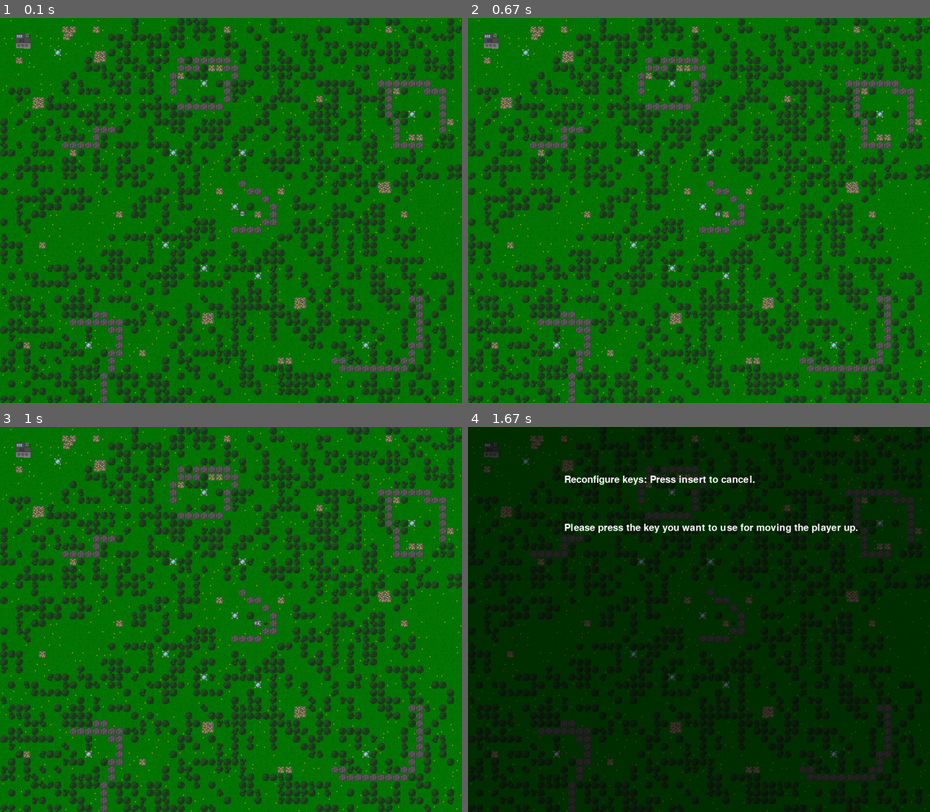
Above: before the commit, frames 1-4 (two rows, left to right).
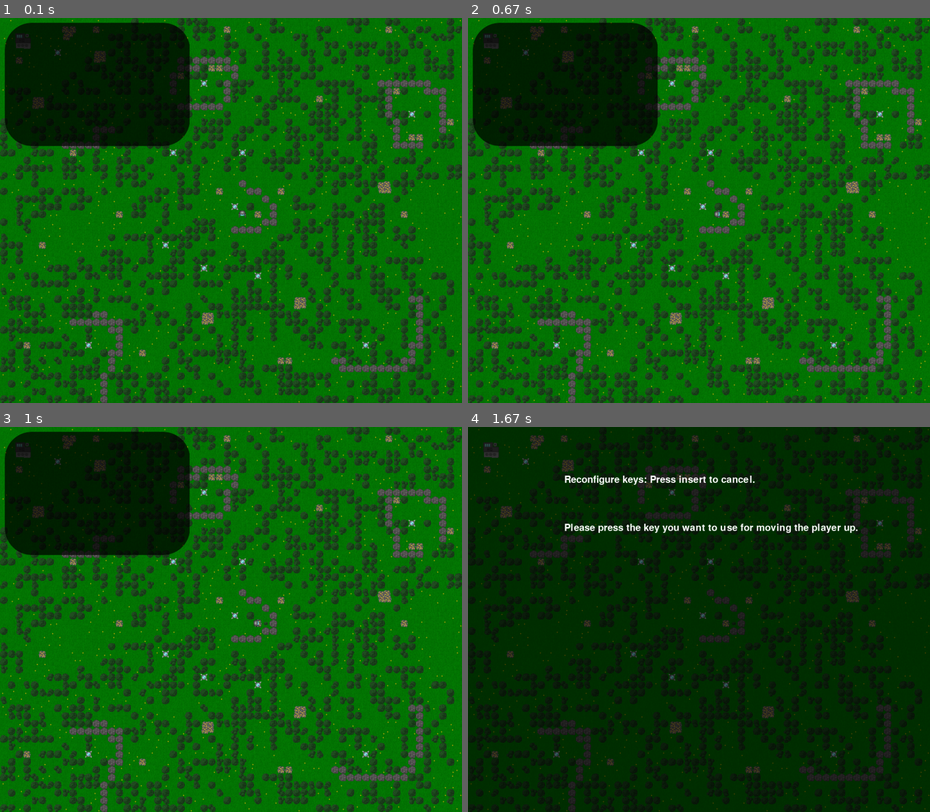
Above: after the commit, the same moments.

Repository: ZeeQyu/TileGame
Game: pygame game, started from main.py
Same seed, same stepped clock (60 frames per second), same inputs: the game is played once before the commit and once after it. The source is Python 2; it was converted automatically to run under Python 3.
Inputs:
- Up to frame 1 (0.1 s): no input
- Up to frame 2 (0.67 s): hold Q from 0.33 s (still down); hold Right from 0.33 s (still down)
- Up to frame 3 (1 s): release Q at 0.8 s; release Right at 0.8 s; hold E from 0.83 s (still down); hold Right from 0.83 s (still down); hold D from 0.83 s (still down); tap F at 0.9 s
- Up to frame 4 (1.67 s): tap F at 1.2 s; release E at 1.3 s; release Right at 1.3 s; release D at 1.3 s; tap Insert at 1.33 s

The runs differ from the first frame. In frame 1, 12% of the frame differs, in the area x 1-42%, y 1-34%; in frame 2, 12%; in frame 3, 12%; in frame 4, nothing differs.

Commit message:
Started adding Menus

Diff:
--- a/concept.txt
+++ b/concept.txt
@@ -35,8 +35,8 @@
 / Adding window icon (Picture won't display in taskbar, this might not be fixable until packaging into installer.
 X Dragging packages
 X Multi-tiles
-  Structures
-  Multitile structures - HQ
+  Build Structure-Window
+  Multitile structures
   Enemies and combat
   Win condition
   Random map generator
--- a/main.py
+++ b/main.py
@@ -60,7 +60,7 @@
             globals.force_update = True
         # Event checker. Allows closing of the program and passes keypresses to the player instance
         for event in pygame.event.get():
-            # Quit codeffffffffffffffff
+            # Quit code
             if event.type == pgl.QUIT:
                 sys.exit()
             if event.type == pgl.KEYDOWN or event.type == pgl.KEYUP:
@@ -163,6 +163,8 @@
             for i in range(len(globals.special_entity_list.values())-1, -1, -1):
                 entity = globals.special_entity_list.values()[i]
                 entity.paint()
+            # Test the menu background
+            globals.screen.blit(globals.images["menu_background"].get(), (10, 10))
             # Update the display
             pygame.display.flip()
 
--- a/src/constants.py
+++ b/src/constants.py
@@ -137,7 +137,8 @@
          # other
          "map": Img("map.png"),
          "aim": Img("aim.png"),
-         "icon": Img("logo.png")
+         "icon": Img("logo.png"),
+         "menu_background": Img("menuBackground.png")
         }
 
 BACKGROUND_COLOR = (0, 0, 0)
--- a/src/globals.py
+++ b/src/globals.py
@@ -59,14 +59,11 @@
         ["move_right", pgl.K_RIGHT, "moving the player right."],
         ["move_left", pgl.K_LEFT, "moving the player left."],
 
-#        ["look_up", pgl.K_i, "making the player aim upwards."],
-#        ["look_down", pgl.K_k, "making the player aim dowmwards."],
-#        ["look_right", pgl.K_l, "making the player aim to the right."],
-#        ["look_left", pgl.K_j, "making the player aim to the left."],
 
         ["remove_tile", pgl.K_f, "removing the tile the player is looking at."],
         ["place_tile", pgl.K_d, "placing a tile on the spot the player is looking at."],
-        ["pick_up_tile", pgl.K_e, "picking up or placing down a package on the ground"],
+        ["pick_up_tile", pgl.K_e, "picking up or placing down a package on the ground."],
+        ["build_structure", pgl.K_q, "opening a menu of what can be built."],
 
         ["spawn_beetle", pgl.K_a, "spawning a beetle at the player's feet."],
         ["duplicate_beetles", pgl.K_s, "activating the beetles' self-duplicating process."],
--- a/src/interface.py
+++ b/src/interface.py
@@ -93,3 +93,27 @@
             pygame.display.flip()
         # Sleep by a fixed amount, because this loop doesn't need to update very constantly
         time.sleep(constants.TICK_FREQ)
+
+class Menu(object):
+    ''' Base class for on-screen menus that won't pause the game.
+    '''
+    def __init__(self, background, target):
+        ''' Creates a general-purpose menu.
+
+            "background" should be a string identifier pointing
+                towards a Graphics object in the globals.images dictionary
+                that should be used as a background.
+            "target" should be a tuple with an x and y coordinate in pixels
+                for where the menu's top left corner should be painted
+        '''
+        self.background = background
+        self.target = target
+
+    def paint(self):
+        ''' Paints the menu at self.target.
+        '''
+        globals.screen.blit(globals.images[background].get(), target)
+
+class BuildMenu(Menu):
+    ''' Subclass of Menu, used for
+    '''
--- a/src/players.py
+++ b/src/players.py
@@ -185,11 +185,8 @@
         elif (event.key == globals.key_dict["pick_up_tile"][0] and
             event.type == pgl.KEYDOWN):
             self.toggle_grab = True
-        elif (event.key == pgl.K_q):
-            x, y = self.get_aim_tile()
-            width, height = constants.IMAGES["megatree"].multi_tile
-            if tiles.area_is_free(x, y, width, height):
-                tiles.make_tile("megatree", x, y)
+        elif event.key == globals.key_dict["build_structure"][0]:
+            pass
 
 def if_down(down_or_up):
     ''' Checks if down_or_up is equal to pgl.KEYDOWN. Returns true if it is, otherwise it returns false.
Not shown, changed: TODO.txt
Binary file added: res/menuBackground.png
